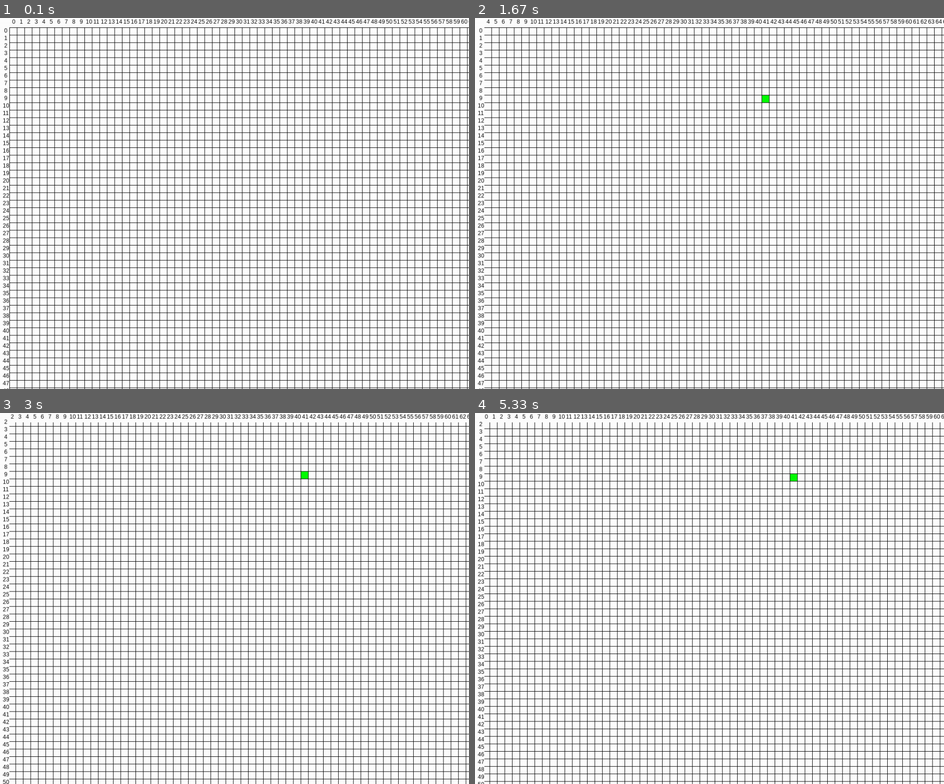
Above: before the commit, frames 1-4 (two rows, left to right).
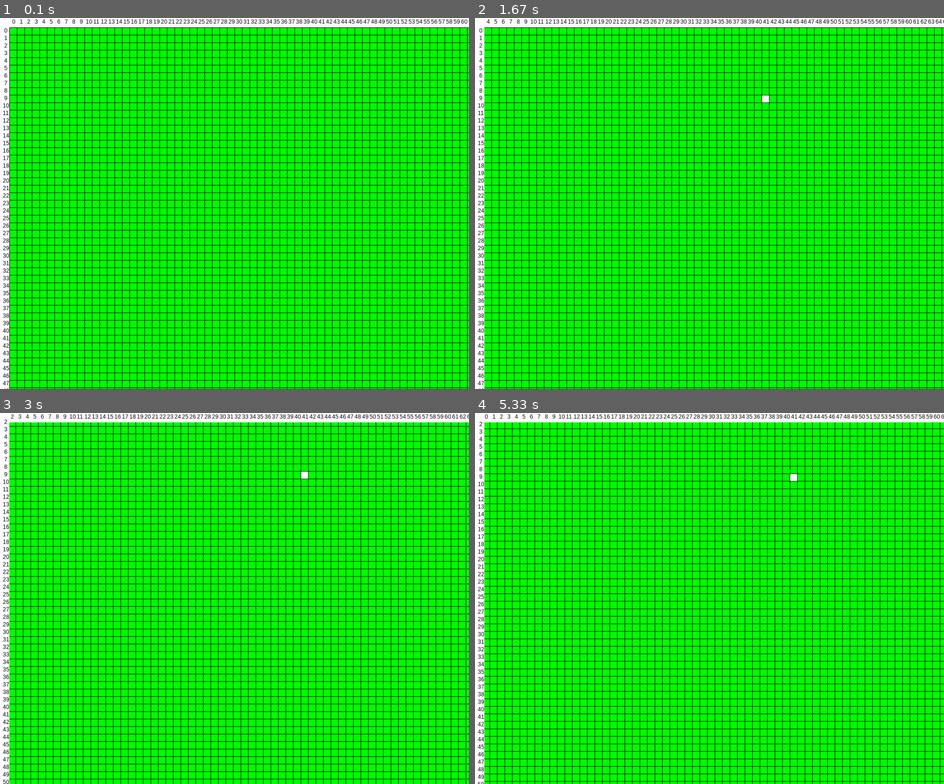
Above: after the commit, the same moments.

Repository: Archanciel/Learning_Pygame
Game: pygame game, started from draw_grid/main.py
Two runs of this game, one before a commit and one after it. Both use one fixed random seed, a clock stepped at 60 frames per second and the inputs below.
Inputs (mouse positions are in pixels of both pictures, inside the frame that each line leads up to):
- Up to frame 1 (0.1 s): no input
- Up to frame 2 (1.67 s): hold Left 0.33-0.87 s; move the mouse to (700, 248) at 0.37 s; click (770, 103) at 0.98 s; hold Down 1.23-1.53 s; hold Left from 1.57 s (still down)
- Up to frame 3 (3 s): release Left at 1.97 s; hold Up 2-2.37 s; hold Right from 2.4 s (still down)
- Up to frame 4 (5.33 s): release Right at 3.03 s; hold Down 3.07-3.43 s; hold Left 3.47-3.93 s; hold Right 3.97-4.43 s; hold Up 4.47-4.77 s; hold Right 4.8-5.27 s; hold Left from 5.3 s (still down)

The runs differ from the first frame. In frame 1, 94% of the frame differs, in the area x 2-100%, y 2-100%; in frame 2, 95%; in frame 3, 95%; in frame 4, 95%.

Commit message:
improved way of initializing grid values

Diff:
--- a/draw_grid/grid.py
+++ b/draw_grid/grid.py
@@ -9,7 +9,6 @@
         self.changed = True
         self.surface = surface
         self.cellSize = cellSize
-        self.initCellValue = initCellValue
         self.gridDataMgr = GridDataManager(gridDataFileName)
         self.gridCoordMargin = GRID_COORD_MARGIN_SIZE
         self.setGridDimension()
@@ -21,7 +20,6 @@
         #n cells require at least 1 + (n * 2) px
         self.xMaxCellNumber = (surface.get_width() - 1) // 2
         self.yMaxCellNumber = (surface.get_height() - 1) // 2
-        self.cellValueGrid = [[initCellValue for i in range(self.xMaxCellNumber)] for j in range(self.yMaxCellNumber)]
 
         self.setStartPattern()
         self.font = pg.font.SysFont('arial', int(GRID_COORD_MARGIN_SIZE / 20 * 12), False)
@@ -282,7 +280,13 @@
         self.changed = True
 
     def moveLeft(self, pixels):
-        self.gridOffsetX -= pixels
+        newGridOffset = self.gridOffsetX - pixels
+
+        if -newGridOffset >= self.surface.get_width():
+            #preventing from moving behond grid width
+            newGridOffset = -self.surface.get_width()
+
+        self.gridOffsetX = newGridOffset
         self.updateStartDrawColIndex()
         self.changed = True
 
@@ -318,3 +322,12 @@
 
     def loadGridData(self):
         self.cellValueGrid = self.gridDataMgr.readGridData()
+
+    def initialiseCellsToValue(self, value=0):
+        '''
+        Sets all cells of the internal cell value grid to the initial value defined at GFrid
+        construction.
+        :param value: must be 0 (dead) or 1 (alive)
+        '''
+        self.initCellValue = value
+        self.cellValueGrid = [[value for i in range(self.xMaxCellNumber)] for j in range(self.yMaxCellNumber)]
--- a/draw_grid/main.py
+++ b/draw_grid/main.py
@@ -29,7 +29,7 @@
         self.clock = pg.time.Clock()
         self.running = True
 
-        self.grid = Grid(surface=self.screen, cellSize=DEFAULT_CELL_SIZE, initCellValue=0, gridDataFileName='gridData.csv')
+        self.grid = Grid(surface=self.screen, cellSize=DEFAULT_CELL_SIZE, initCellValue=1, gridDataFileName='gridData.csv')
         self.buttonDownPressed = False
         self.dragging = False
         self.mouse_x_beg = 0
@@ -145,6 +145,8 @@
         Tk().wm_withdraw()  # to hide the main window
         if messagebox.askquestion(None, 'Do you want to load existing grid data ?') == 'yes':
             self.grid.loadGridData()
+        else:
+            self.grid.initialiseCellsToValue(1)
 
     def show_go_screen(self):
         '''
